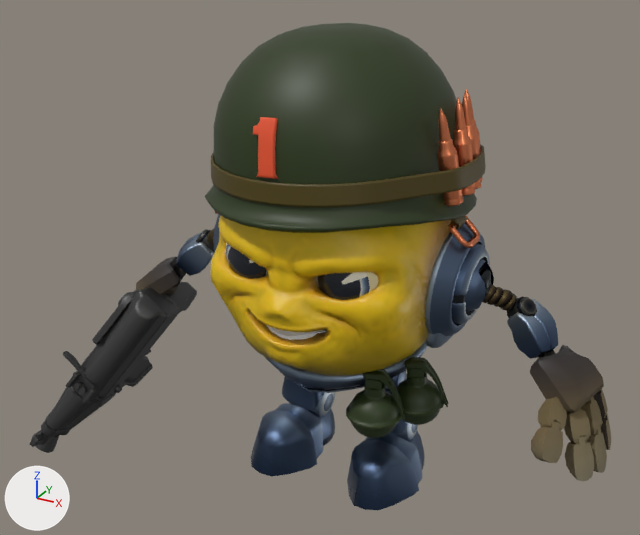
Before and after pictures for a commit that changed the glTF model models/full/BTLMN_ARM1_A3.glb.
The view is the same before and after, from a 50 mm lens placed at (154.5, -304.0, 244.1), pointed at (-9.4, -5.8, 95.0). Arrows for +X, +Y and +Z are at lower left; the lights stay in place. Where no turn or scale is listed for an object, it has been applied to the vertices. Vertices at the same position are counted once.

In view in the first picture: 'Cube.001', 'Cube.002', 'Cube.003', 'Cylinder.016', 'SKM_ARM1_Exo_MA01.002', 'SKM_ARM1_Exo_MA01.004', 'SKM_ARM1_Eyes_L_A01', 'SKM_ARM1_Eyes_R_A01'.
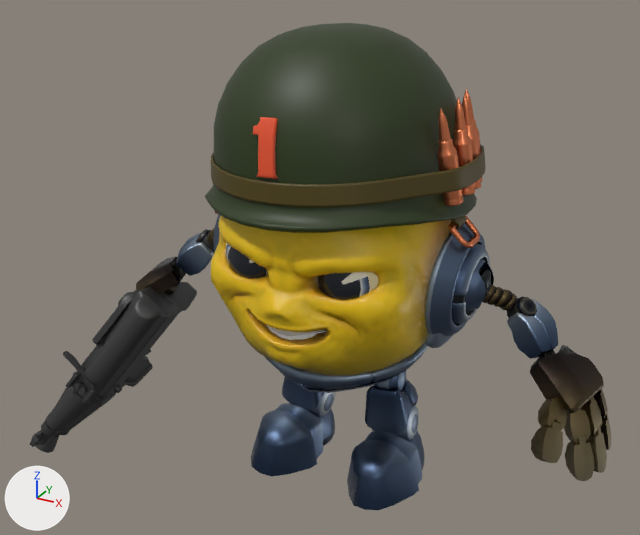
Patch to the scene script:
```diff
--- a/models/full/BTLMN_ARM1_A3.glb.py
+++ b/models/full/BTLMN_ARM1_A3.glb.py
@@ me_lemon_005 @@
 me_lemon_005.from_pydata(...)  # 4187 vertices, 7848 faces; spans x -115.0..115.0, y -40.0..36.0, z -2.0..123.0
 # used by ob_skm_arm1_exo_ma01_004; location = (0.0, 0.0, 0.0)
+# me_lemon_005 part 1: 1728 faces spanning x -115.0..115.0, y -35.0..12.0, z 37.0..80.0 switch from mat_stripes_a to mat_stripes_c
@@ ob_cube_003 @@
-ob_cube_003 = bpy.data.objects.new('Cube.003', me_cube_009)
-ob_cube_003.location = (0.0, 0.0, 0.0)
@@ ob_cube_001 @@
-ob_cube_001 = bpy.data.objects.new('Cube.001', me_cube_003)
-ob_cube_001.location = (0.0, 0.0, 0.0)
```

Location of each change, (x1, y1, x2, y2) in pixels of the pictures (640 x 535 px):
'Cube.003', deleted (green)
    before: (346, 369, 406, 438)
'Cube.001', deleted
    before: (392, 357, 449, 425)
part 1 of me_lemon_005, recoloured
    both: (136, 256, 611, 481)
